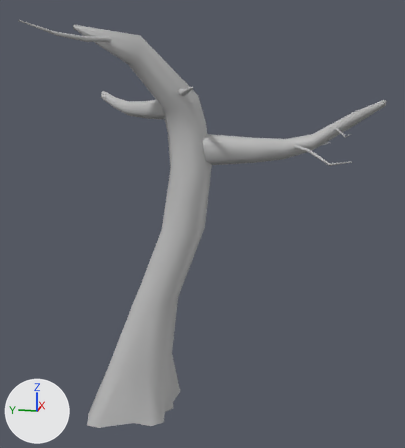
What one commit did to the FBX model Kahlag/Assets/Art/models/props/Prop_Tree_03.fbx.
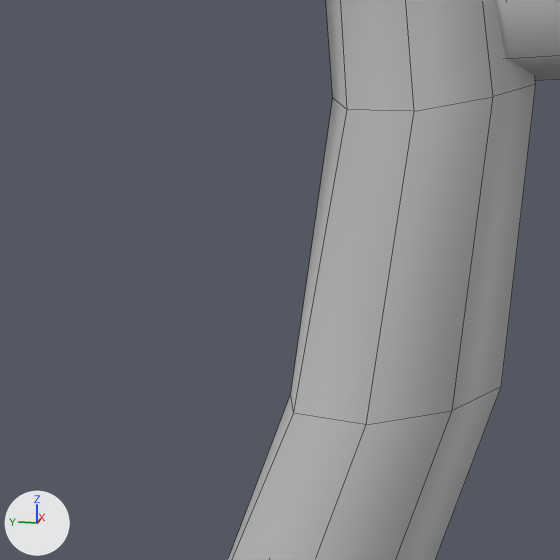
There are two pictures of each version: one whole from a camera (50 mm lens) standing at (-0.0458, -0.0147, 0.0294) and looking at (0.0012, -0.0053, 0.0176), one close up on the part from 25% to 54% of the width and 33% to 59% of the height. Lighting does not change. The marker at lower left points along +X, +Y and +Z. The close-ups show mesh edges as thin lines. Where no turn or scale is listed for an object, it has been applied to the vertices.

The first close-up shows 'Prop_Tree_03'.
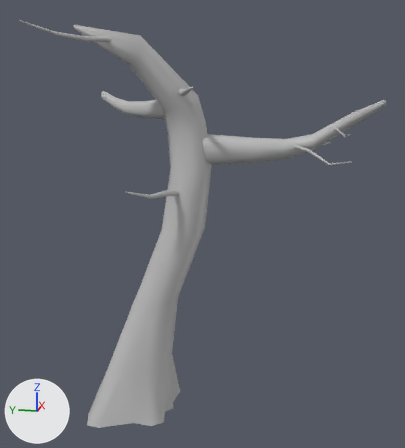
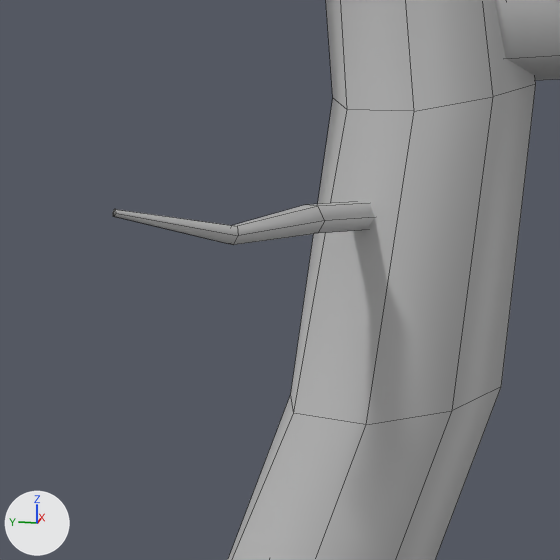
The newer file is also turned or shifted as a whole; pictures and numbers use the older file's frame.

Changed parts and their boxes (x1, y1, x2, y2) in the close-ups (560 x 560 px):
'Prop_Tree_03', reshaped: before (228, 0, 560, 560); after (113, 0, 560, 560)
part 1 of me_mesh, added: after (113, 202, 374, 245)

The change, as a list of edits to the scene's bpy script:
```text
Change me_mesh:
    used by ob_prop_tree_03; location = (0.0, 0.0, 0.0)
    remove me_mesh.from_pydata(...)  # 322 vertices, 384 faces; spans x -0.0074..0.01, y -0.0199..0.0068, z 0.0..0.0342
    add me_mesh.from_pydata(...)  # 339 vertices, 358 faces; spans x -0.0074..0.01, y -0.0199..0.0068, z 0.0..0.0342
    me_mesh part 1: a new loose piece of 25 vertices spanning x -0.0038..0.0012, y -0.0034..0.0, z 0.0201..0.0212, in mat_lambert1 (grey #bcbcbc)
```
